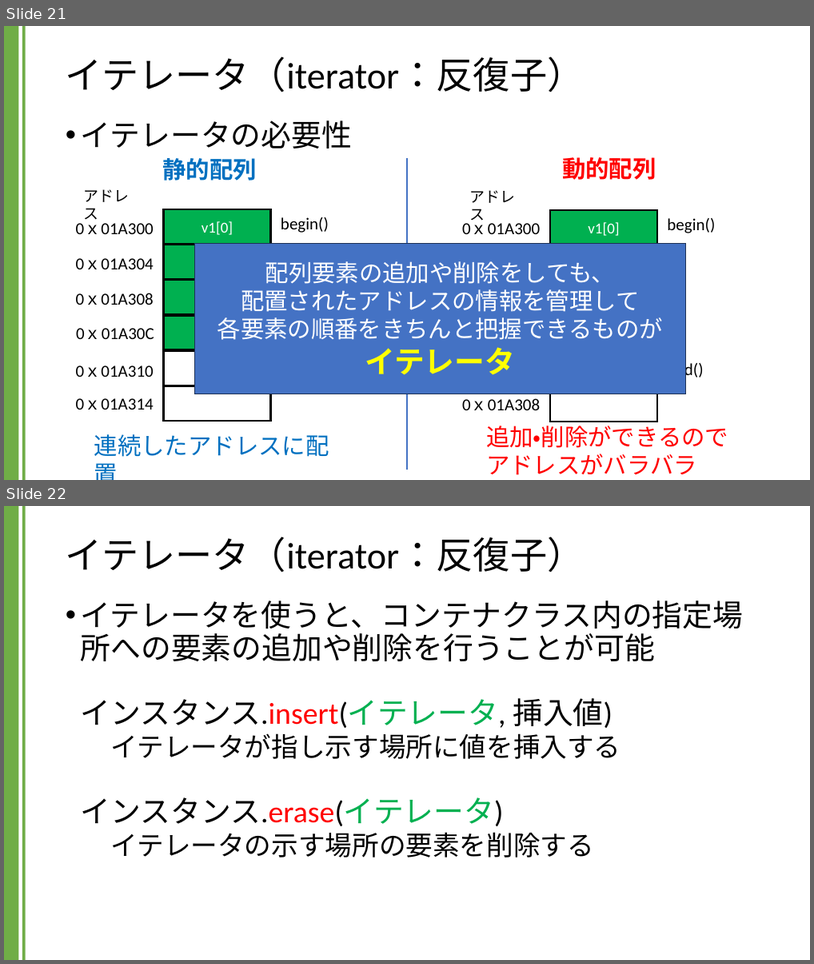
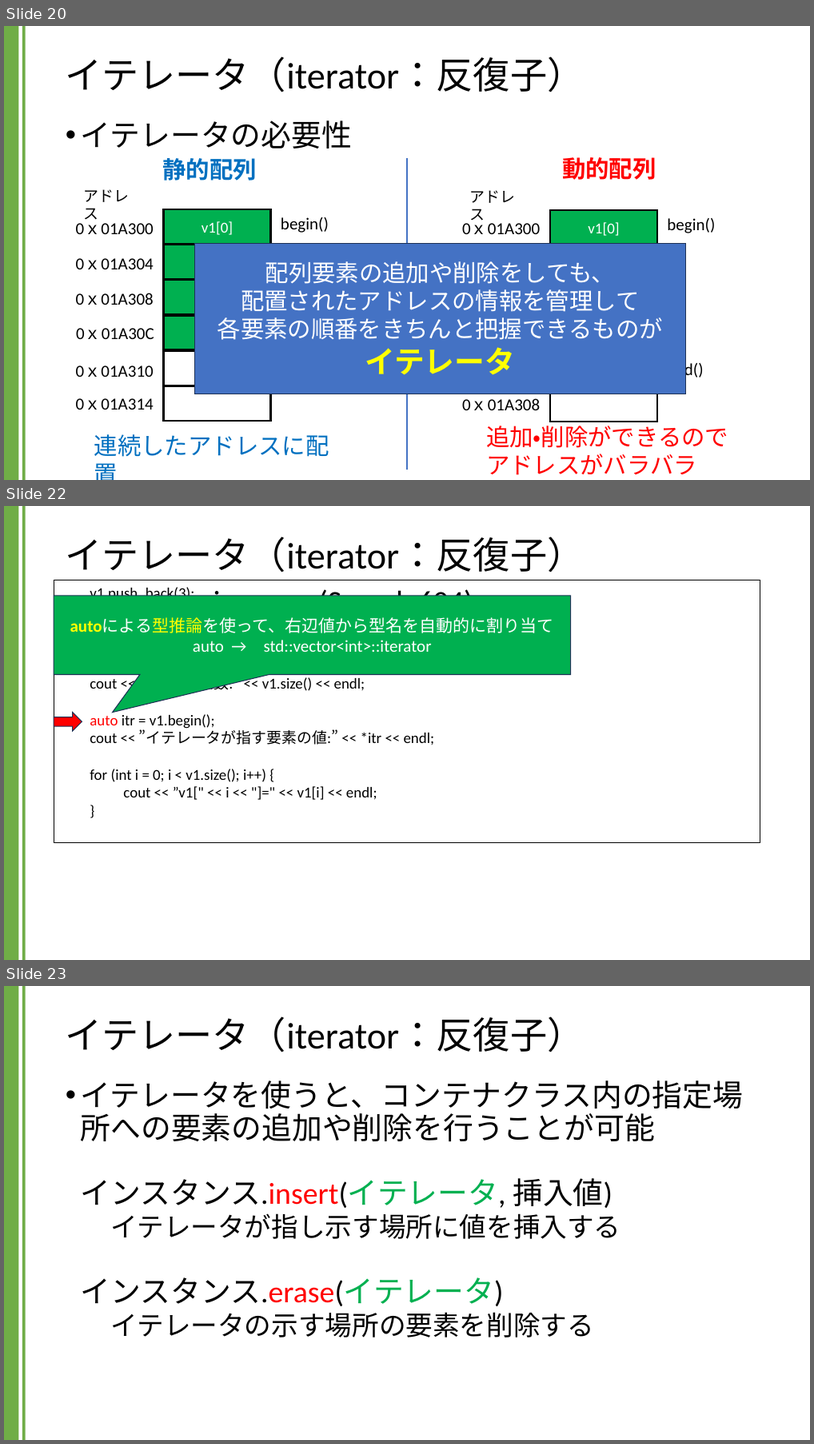
Before and after one commit to kic-murata/cpp2024, a slide deck: 授業資料/講義資料：Vectorクラス.pptx. Shown one above the other, each under a label of ours: slides 21 and 22 before the commit, slides 20, 22 and 23 after it; the slides between them are not shown. The pictures are 814x964 and 814x1444 pixels, drawn with LibreOffice and Linux fonts; fonts in the diff are those of the drawing. Boxes give left, top, right and bottom in pixels: in the first picture for what was removed or moved away, otherwise in the second. Text is boxed around its words. In the diff, an @@ line names an element or a change of style, - is before the commit and + after.

```diff
--- a/授業資料/講義資料：Vectorクラス.pptx
+++ b/授業資料/講義資料：Vectorクラス.pptx
@@ slide 22 added at (4,506,810,960), background #FFFFFF; not listed: 2 template elements that a slide beside it also shows @@
@@ title added at (66,536,585,572), 44 pt, text #000000 @@
+イテレータ（iterator：反復子）
@@ rectangle added at (54,580,761,843), outline #000000 0.75 pt, 18 pt, text #000000 @@
+v1.push_back(3);
+v2.push_back("ABC");
+v2.push_back(“DEF”);
+v1.pop_back();
+v1.emplace_back(4);
+cout << ”v1の要素数:” << v1.size() << endl;
+auto itr = v1.begin();
+cout << ”イテレータが指す要素の値:” << *itr << endl;
+for (int i = 0; i < v1.size(); i++) {
+cout << ”v1[" << i << "]=" << v1[i] << endl;
+}
@@ speech box added at (54,596,571,674), fill #00B050, outline #1E3256 1 pt, 20 pt, text #FFFFFF @@
+autoによる型推論を使って、右辺値から型名を自動的に割り当て
+auto → std::vector<int>::iterator
@@ text added at (175,587,473,620), 36 pt, text #000000 @@
+main.cpp (Sample604)
@@ right arrow added at (54,712,82,731), fill #FF0000, outline #1E3256 1 pt @@
@@ what was slide 21 is now slide 20 @@
@@ what was slide 22 is now slide 23 @@
```
Also in this commit, not shown: 4 slides changed, 1 slide removed.
